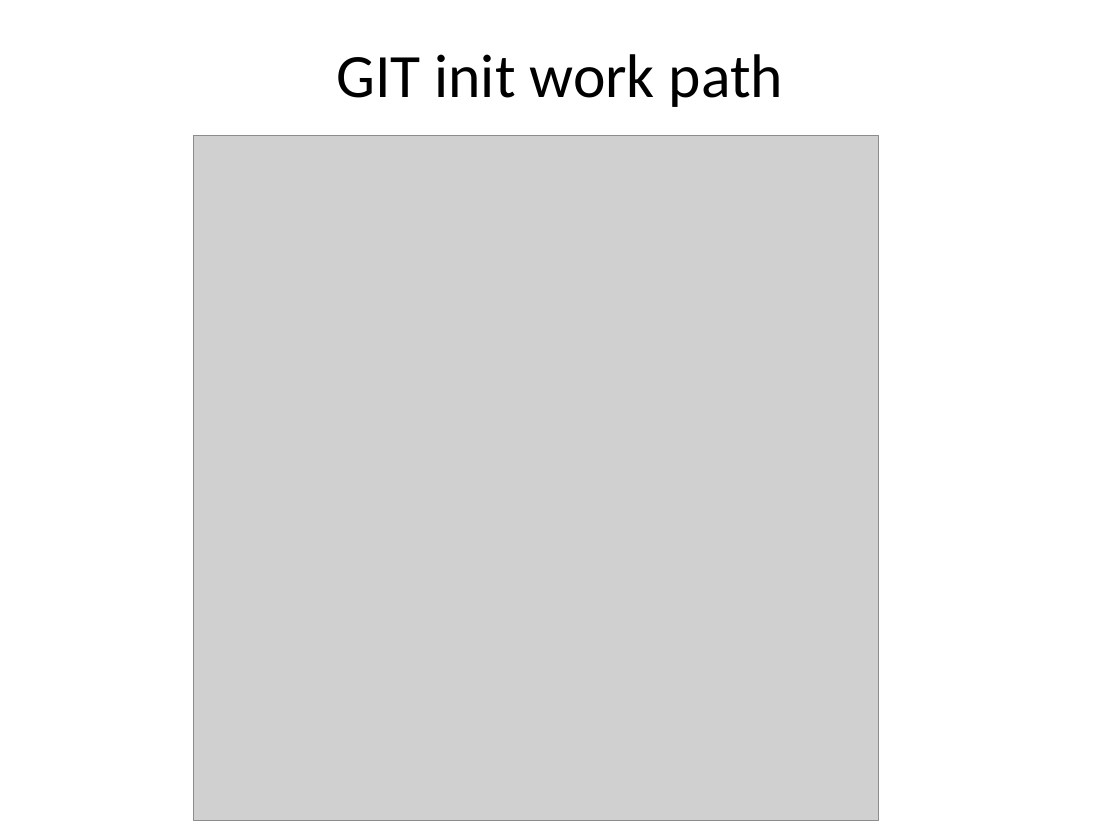
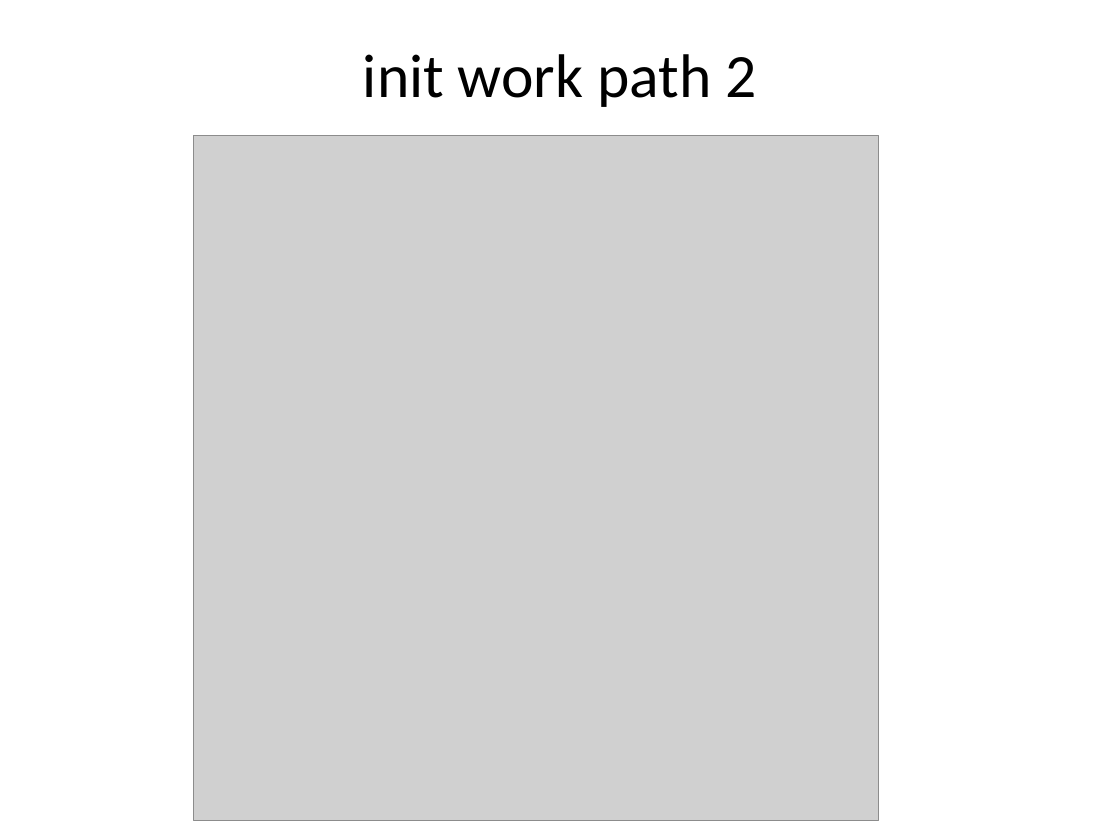
Before and after one commit to dongpingsheng/learngit, a slide deck: slide 8 of LearnGit.pptx. Drawn at 1120x840 pixels with LibreOffice and Linux fonts; fonts in the diff are those of the drawing; grey boxes stand for pictures. Boxes give left, top, right and bottom in pixels: in the first picture for what was removed or moved away, otherwise in the second. Text is boxed around its words. In the diff, an @@ line names an element or a change of style, - is before the commit and + after.

```diff
--- a/LearnGit.pptx
+++ b/LearnGit.pptx
@@ text at (x1=363, y1=54, x2=756, y2=107): text changed @@
-GIT init work path
+init work path 2
```
Also in this commit, not shown: 8 other slides changed, 12 slides added, 1 slide removed.
